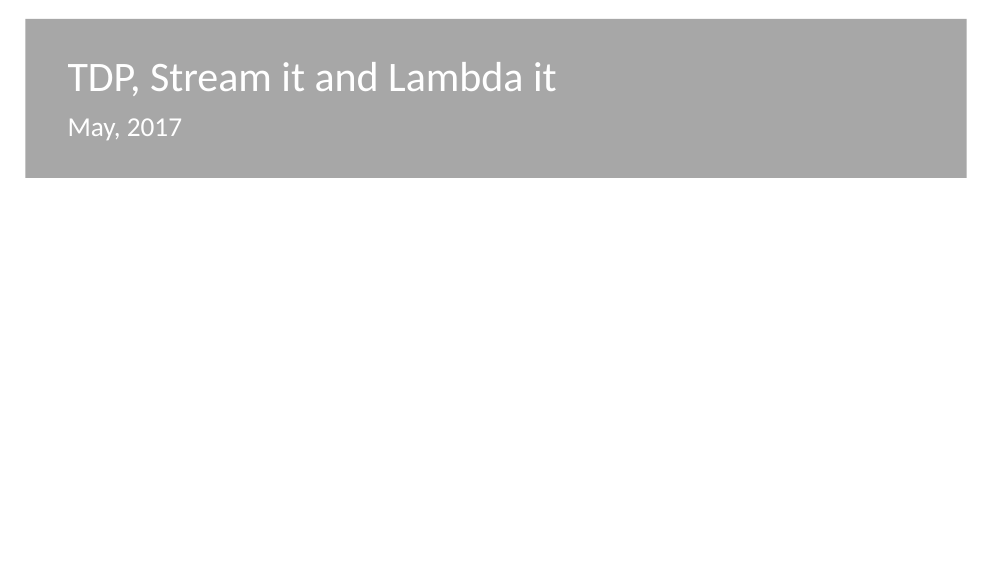
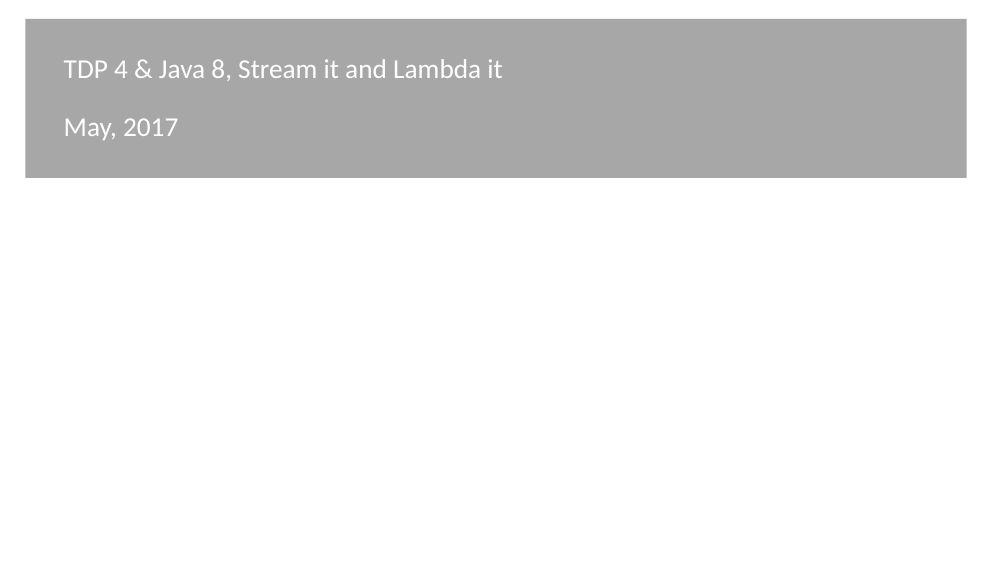
Before and after one commit to shaojie-xu-kp/Java8_lunch_learn, a slide deck: slide 1 of Java 8 & TDP.pptx. Drawn at 1008x567 pixels with LibreOffice and Linux fonts; fonts in the diff are those of the drawing; background and template pictures are left out. Boxes give left, top, right and bottom in pixels: in the first picture for what was removed or moved away, otherwise in the second. Text is boxed around its words. In the diff, an @@ line names an element or a change of style, - is before the commit and + after.

```diff
--- a/Java 8 & TDP.pptx
+++ b/Java 8 & TDP.pptx
@@ text at bbox=[64, 59, 502, 81]: text changed; size 40 to 26 pt @@
-TDP, Stream it and Lambda it
+TDP 4 & Java 8, Stream it and Lambda it
@@ text "May, 2017": place and size @@
-text "May, 2017" at bbox=[68, 118, 182, 140]
+text "May, 2017" at bbox=[64, 118, 178, 140]
```
Also in this commit, not shown: 41 other slides changed, 3 slides added, 15 slides removed, 1 other file.
